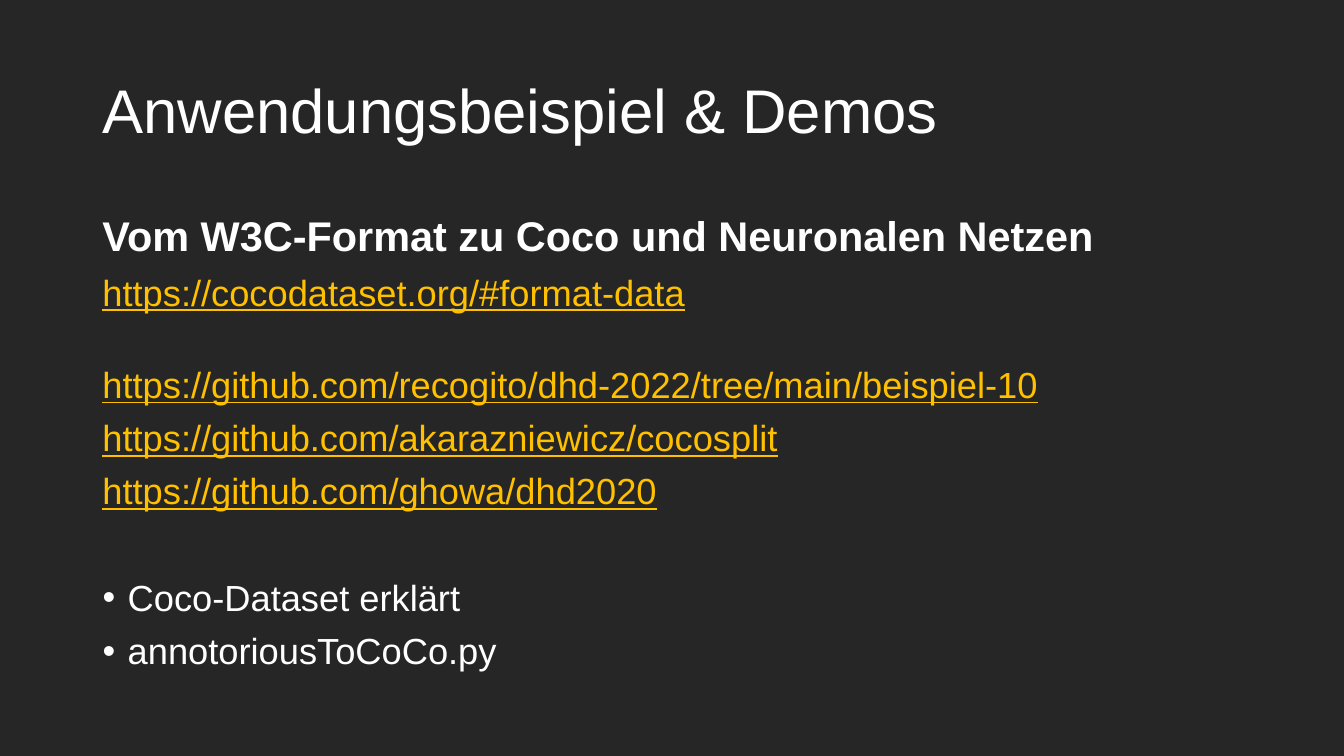
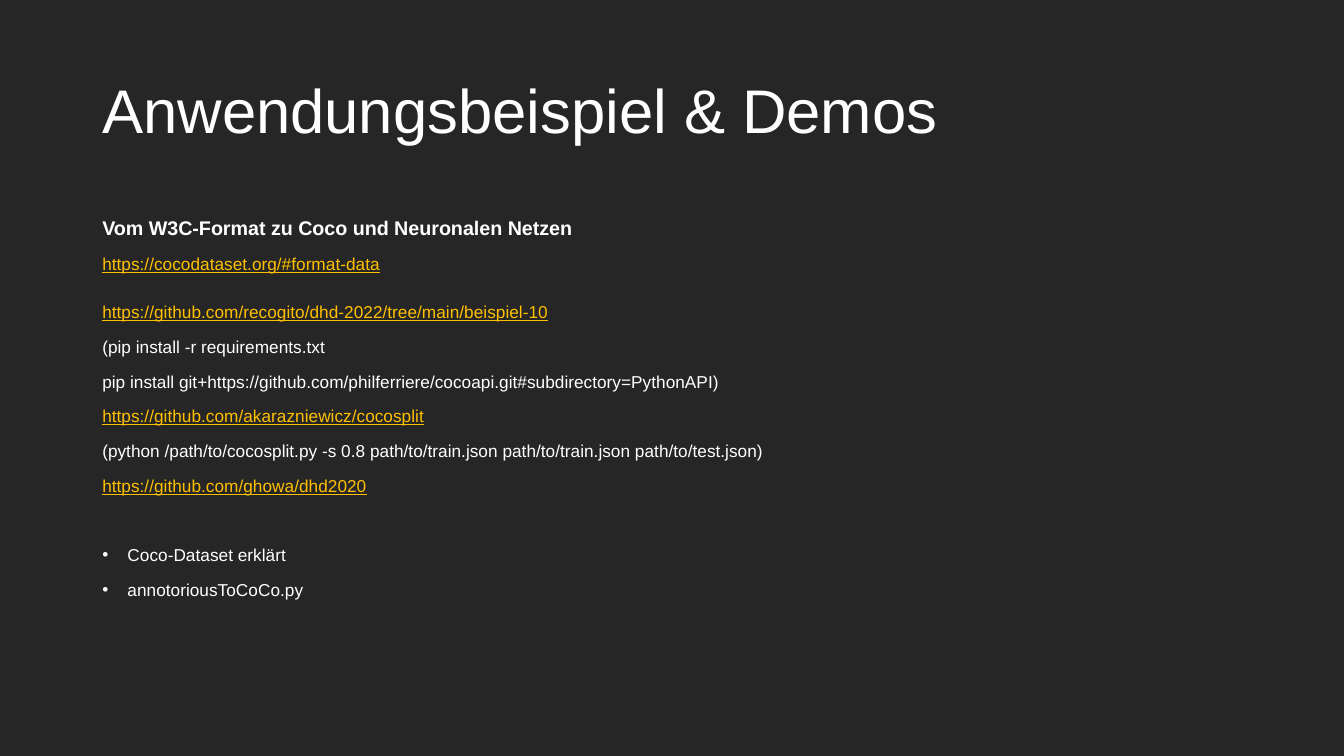
Before and after one commit to rsimon/dhd-2022, a slide deck: slide 27 of Annotorious-Intro-DHd.pptx. Drawn at 1344x756 pixels with LibreOffice and Linux fonts; fonts in the diff are those of the drawing. Boxes give left, top, right and bottom in pixels: in the first picture for what was removed or moved away, otherwise in the second. Text is boxed around its words. In the diff, an @@ line names an element or a change of style, - is before the commit and + after.

```diff
--- a/Annotorious-Intro-DHd.pptx
+++ b/Annotorious-Intro-DHd.pptx
@@ text at [102,220,572,600]: size 29.6 to 14.1 pt in "Vom W3C-Format zu Coco und Neuronalen Netzen"; size 25.9 to 12.3 pt in "https://cocodataset.org/#format-data", "https://github.com/recogito/dhd-2022/tree/main/beispiel-10", "https://github.com/akarazniewicz/cocosplit", "https://github.com/ghowa/dhd2020" and 2 more places; line spacing 0.9 to 1 @@
@@ text at [102,340,719,392]: paragraphs added @@
+(pip install -r requirements.txt
+pip install git+https://github.com/philferriere/cocoapi.git#subdirectory=PythonAPI)
@@ text at [102,444,763,461]: paragraph added @@
+(python /path/to/cocosplit.py -s 0.8 path/to/train.json path/to/train.json path/to/test.json)
```
Also in this commit, not shown: 5 other slides changed, 2 other files.
